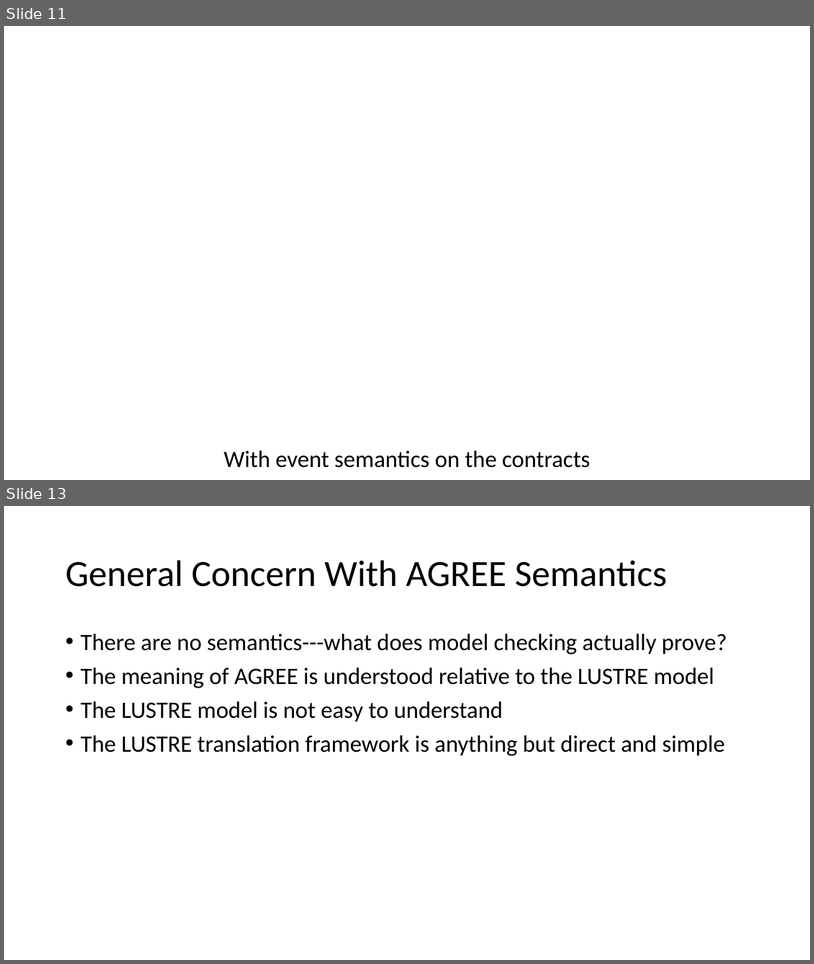
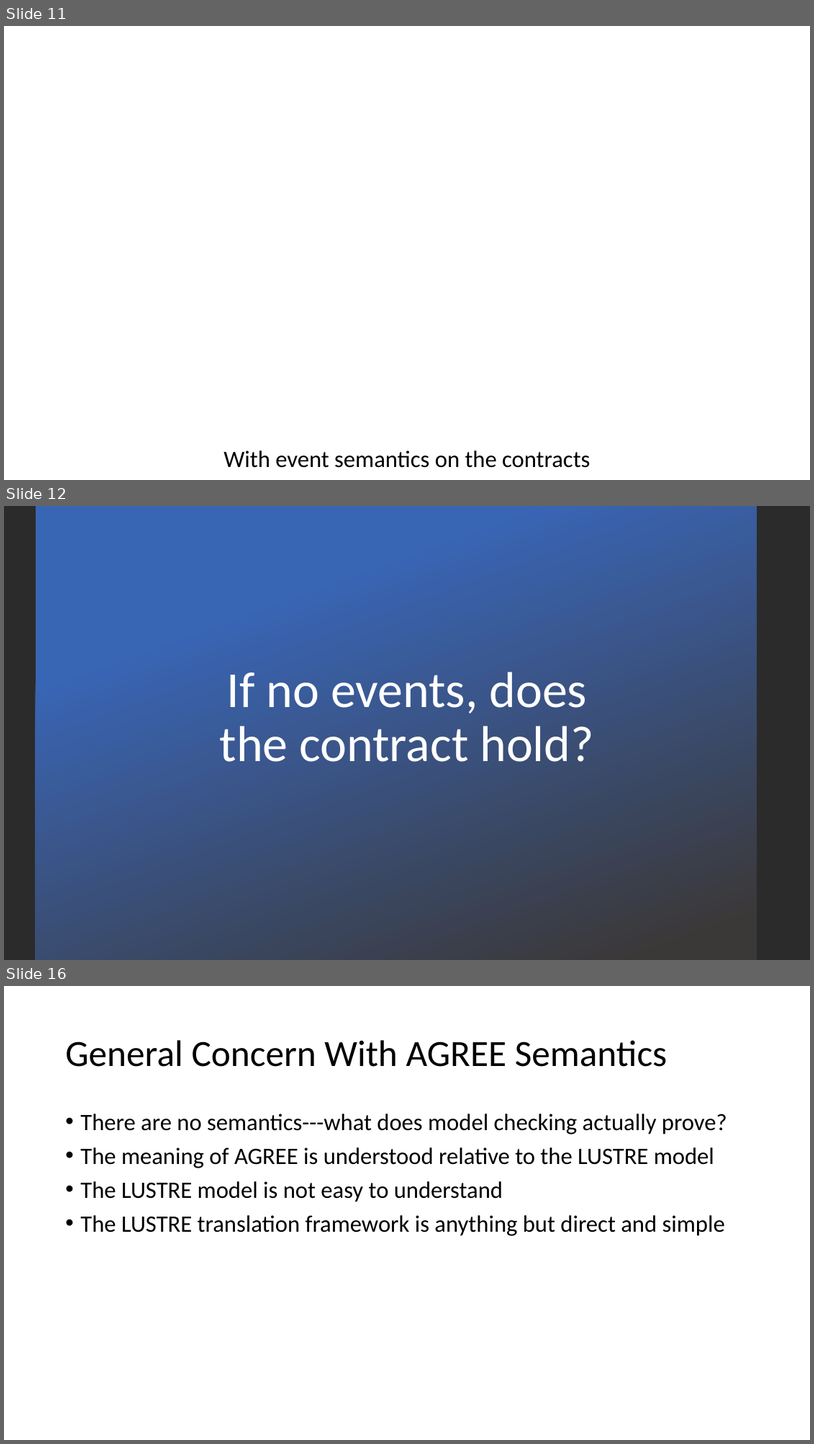
Before and after one commit to loonwerks/CASE, a slide deck: TA2/AGREE_event_ports/agree_event_semantics.pptx. Shown one above the other, each under a label of ours: slides 11 and 13 before the commit, slides 11, 12 and 16 after it; the slides between them are not shown. The pictures are 814x964 and 814x1444 pixels, drawn with LibreOffice and Linux fonts; fonts in the diff are those of the drawing; background and template pictures are left out; a plain dark background stands for a picture behind light text. Boxes give left, top, right and bottom in pixels: in the first picture for what was removed or moved away, otherwise in the second. Text is boxed around its words. In the diff, an @@ line names an element or a change of style, - is before the commit and + after.

Commit message:
Add vacuity discussion on events

```diff
--- a/TA2/AGREE_event_ports/agree_event_semantics.pptx
+++ b/TA2/AGREE_event_ports/agree_event_semantics.pptx
@@ slide 12 added at (4, 506, 810, 960), background picture (left out) @@
@@ rectangle added at (36, 506, 757, 960), fill gradient #3965B5 to #3B3838 @@
@@ title added at (220, 672, 594, 762), 60 pt, text #FFFFFF @@
+If no events, does the contract hold?
@@ what was slide 13 is now slide 16 @@
```
Also in this commit, not shown: 3 other slides added, 1 slide removed, 1 other file.
